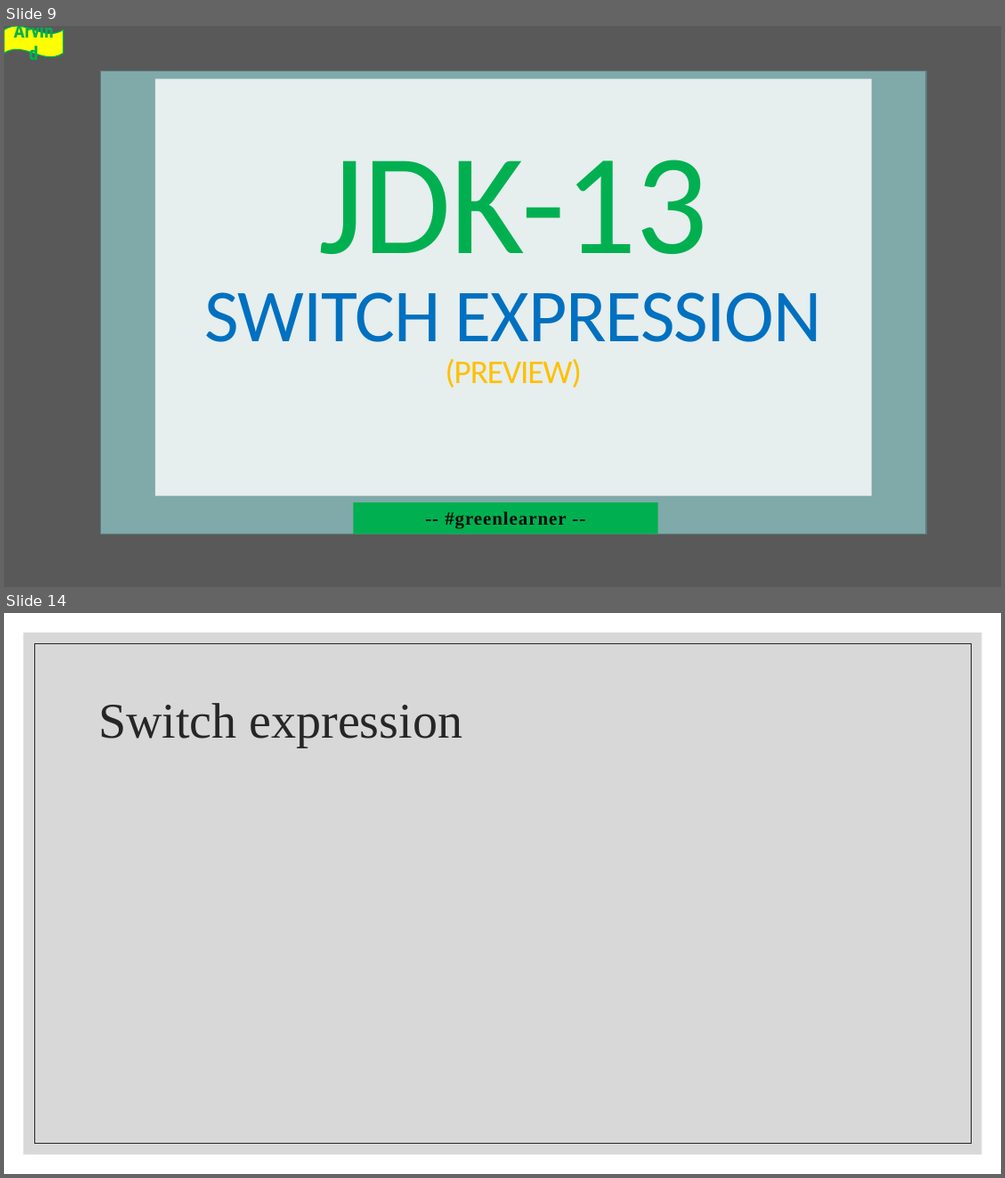
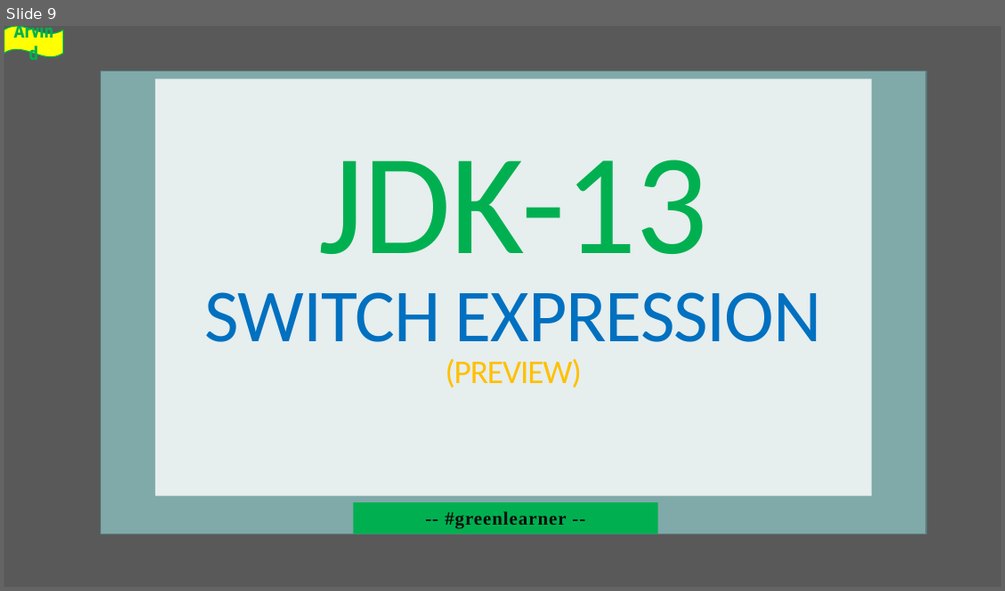
Before and after one commit to codefarm0/Java13, a slide deck: Jdk-13.pptx. Shown one above the other, each under a label of ours: slides 9 and 14 before the commit, slide 9 after it; the slides between them are not shown. The pictures are 1005x1178 and 1005x591 pixels, drawn with LibreOffice and Linux fonts; fonts in the diff are those of the drawing; background and template pictures are left out. Boxes give left, top, right and bottom in pixels: in the first picture for what was removed or moved away, otherwise in the second. Text is boxed around its words. In the diff, an @@ line names an element or a change of style, - is before the commit and + after.

```diff
--- a/Jdk-13.pptx
+++ b/Jdk-13.pptx
@@ slide 14 removed at box(4, 613, 1001, 1174), background #FFFFFF @@
@@ rectangle removed at box(24, 633, 982, 1154) @@
@@ rectangle removed at box(34, 643, 971, 1143) @@
@@ title removed at box(98, 703, 462, 747) @@
-Switch expression
```
Also in this commit, not shown: 1 slide changed, 5 slides added, 3 other slides removed, 3 other files.
